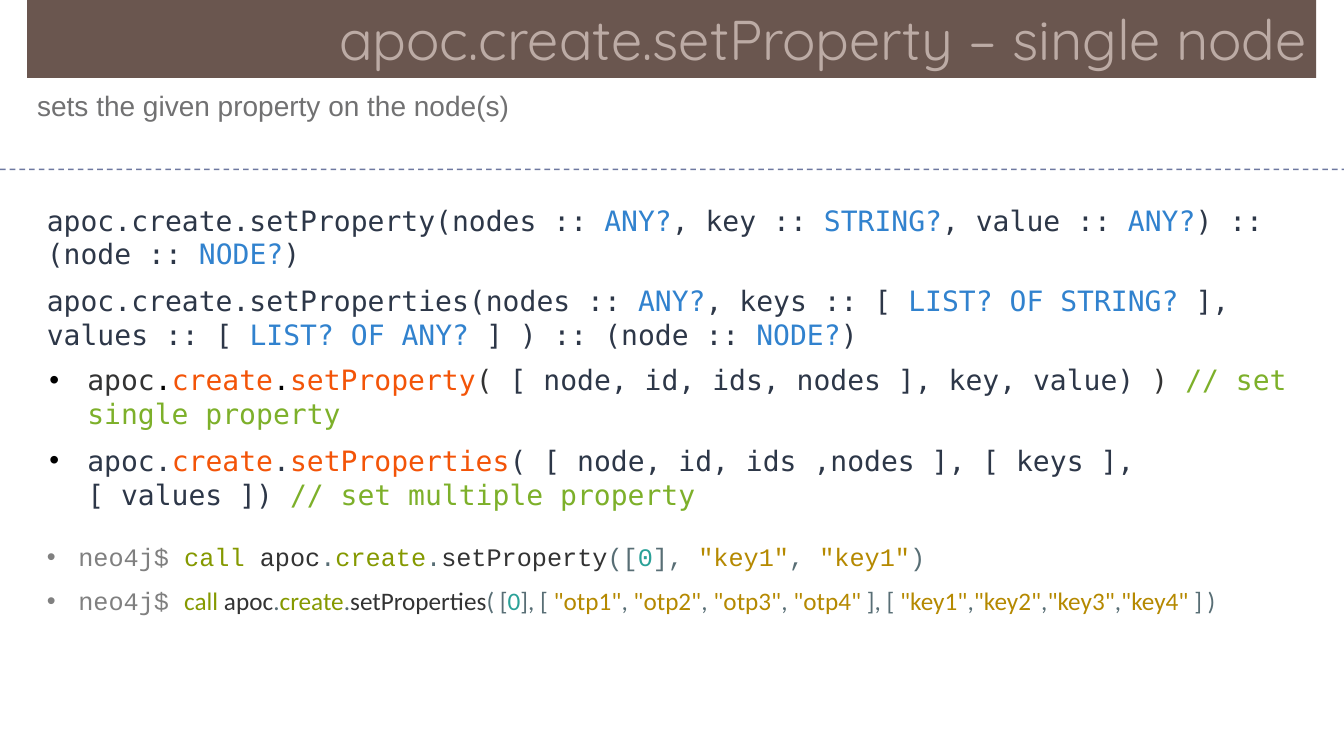
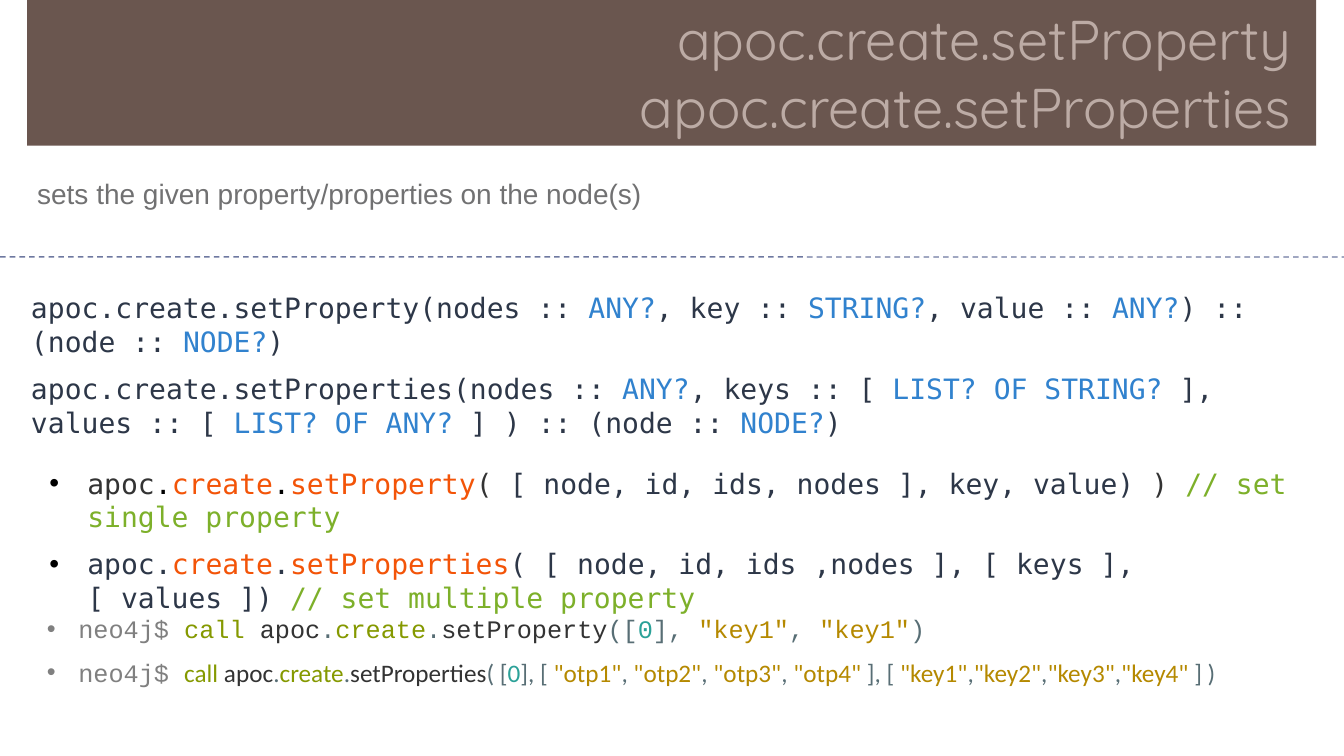
Before and after one commit to Saleel-Bagde/PPT-s, a slide deck: slide 42 of Neo4j.pptx. Drawn at 1344x756 pixels with LibreOffice and Linux fonts; fonts in the diff are those of the drawing. Boxes give left, top, right and bottom in pixels: in the first picture for what was removed or moved away, otherwise in the second. Text is boxed around its words. In the diff, an @@ line names an element or a change of style, - is before the commit and + after.

```diff
--- a/Neo4j.pptx
+++ b/Neo4j.pptx
@@ rectangle "apoc.create.setProperty": place and size @@
-rectangle "apoc.create.setProperty" at [27, 0, 1317, 78]
+rectangle "apoc.create.setProperty" at [27, 0, 1317, 146]
@@ text in rectangle at [640, 21, 1291, 139]: text changed @@
-apoc.create.setProperty – single node
+apoc.create.setProperty
+apoc.create.setProperties
@@ text at [37, 183, 641, 209]: text changed @@
-sets the given property on the node(s)
+sets the given property/properties on the node(s)
@@ line moved from (0, 169) - (1344, 169) to (0, 257) - (1344, 257) @@
@@ text "apoc.create.setProperty(nodes :: ANY?, key :: ...": place and size @@
-text "apoc.create.setProperty(nodes :: ANY?, key :: ..." at [47, 209, 1212, 349]
+text "apoc.create.setProperty(nodes :: ANY?, key :: ..." at [31, 296, 1196, 437]
@@ text "apoc.create.setProperty( [ node, id, ids, ...": place and size @@
-text "apoc.create.setProperty( [ node, id, ids, ..." at [87, 368, 1287, 511]
+text "apoc.create.setProperty( [ node, id, ids, ..." at [87, 472, 1287, 614]
@@ text "neo4j$ call apoc.create.setProperty([0], "key1", "key1")": place and size @@
-text "neo4j$ call apoc.create.setProperty([0], "key1", "key1")" at [78, 548, 1188, 615]
+text "neo4j$ call apoc.create.setProperty([0], "key1", "key1")" at [78, 619, 1188, 687]
```
Also in this commit, not shown: 2 other slides changed, 2 slides added.
